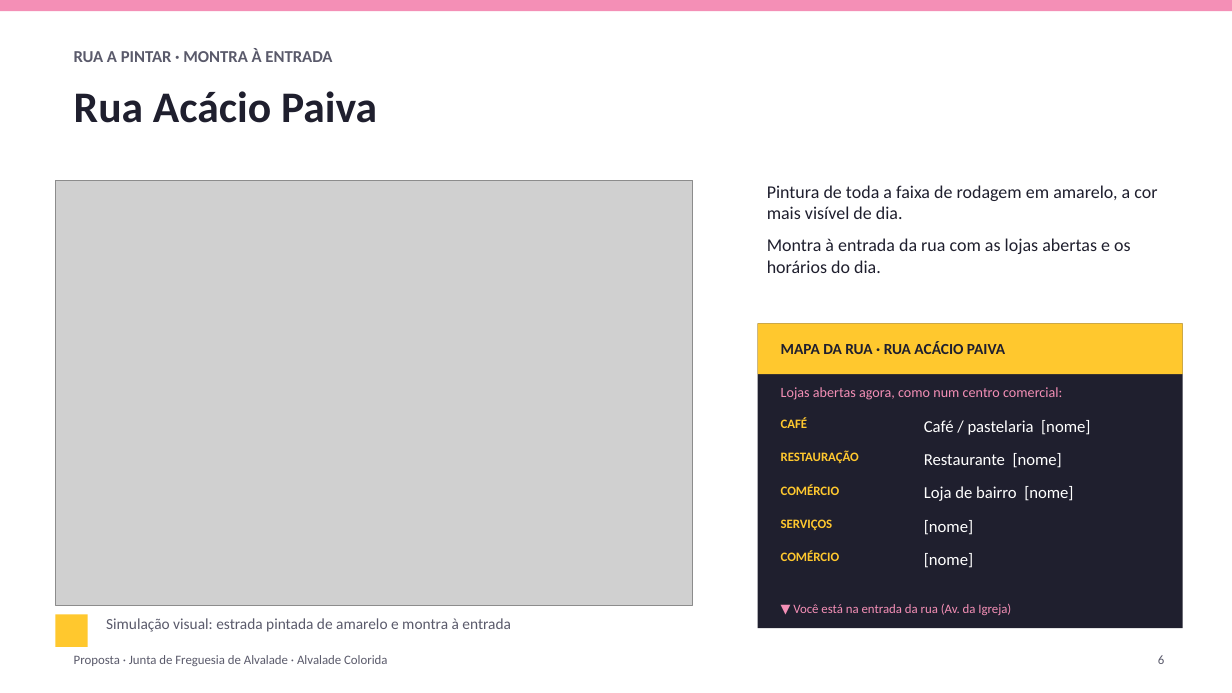
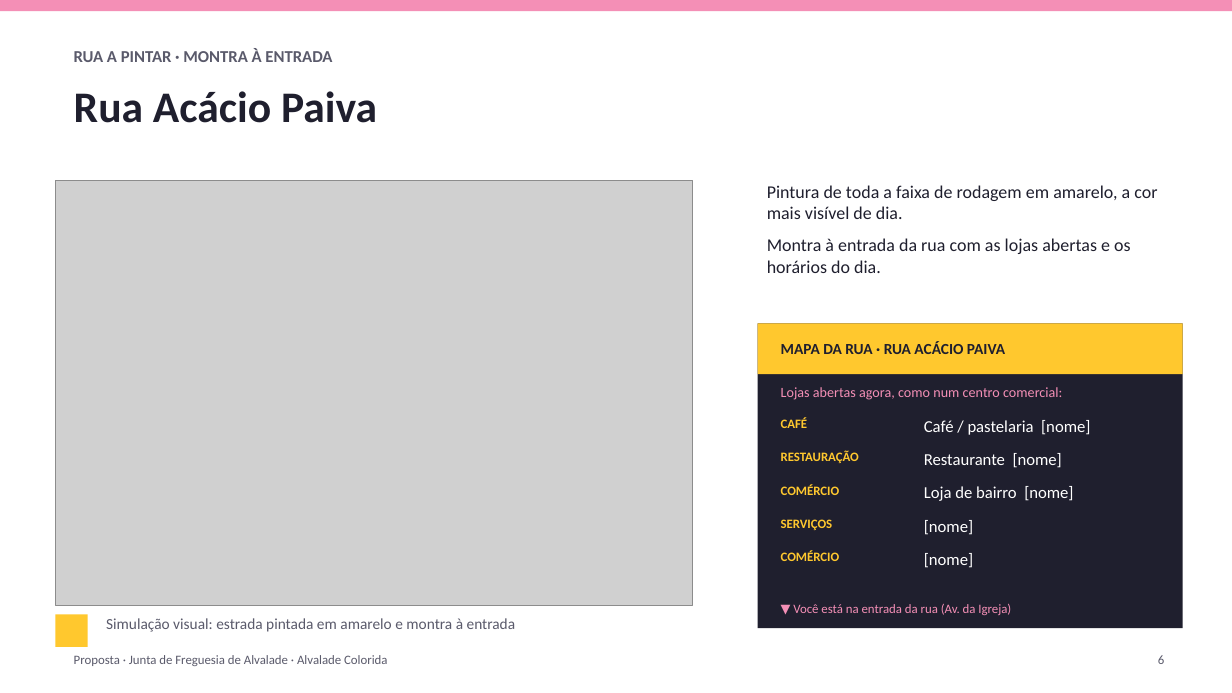
Before and after one commit to zavricardo-debug/travelsites, a slide deck: slide 6 of propostas/alvalade/Proposta_Alvalade_Colorida.pptx. Drawn at 1232x693 pixels with LibreOffice and Linux fonts; fonts in the diff are those of the drawing; grey boxes stand for pictures. Boxes give left, top, right and bottom in pixels: in the first picture for what was removed or moved away, otherwise in the second. Text is boxed around its words. In the diff, an @@ line names an element or a change of style, - is before the commit and + after.

```diff
--- a/propostas/alvalade/Proposta_Alvalade_Colorida.pptx
+++ b/propostas/alvalade/Proposta_Alvalade_Colorida.pptx
@@ text at <box>106,618,516,632</box>: text changed @@
-Simulação visual: estrada pintada de amarelo e montra à entrada
+Simulação visual: estrada pintada em amarelo e montra à entrada
```
Also in this commit, not shown: 3 other slides changed, 2 other files.
